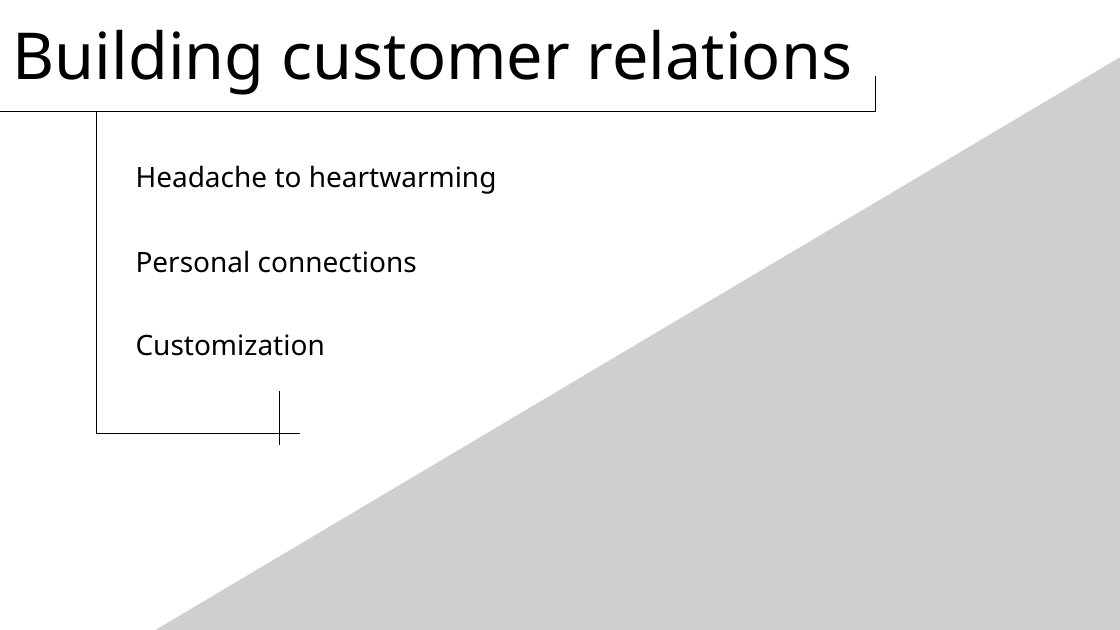
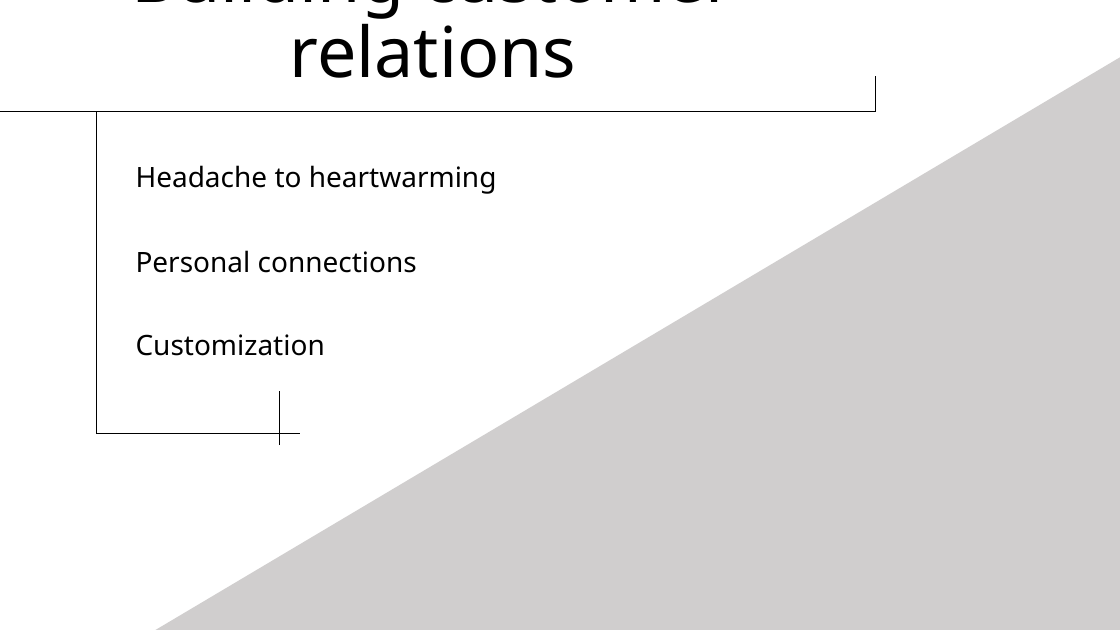
Before and after one commit to gayanala/Group13, a slide deck: slide 3 of Presentation/CSGHackathon.pptx. Drawn at 1120x630 pixels with LibreOffice and Linux fonts; fonts in the diff are those of the drawing. Boxes give left, top, right and bottom in pixels: in the first picture for what was removed or moved away, otherwise in the second. Text is boxed around its words. In the diff, an @@ line names an element or a change of style, - is before the commit and + after.

```diff
--- a/Presentation/CSGHackathon.pptx
+++ b/Presentation/CSGHackathon.pptx
@@ text "Building customer relations" at (x1=132, y1=0, x2=734, y2=78): size 55.5 to 60 pt @@
```
Also in this commit, not shown: 1 other slide changed, 10 other files.
